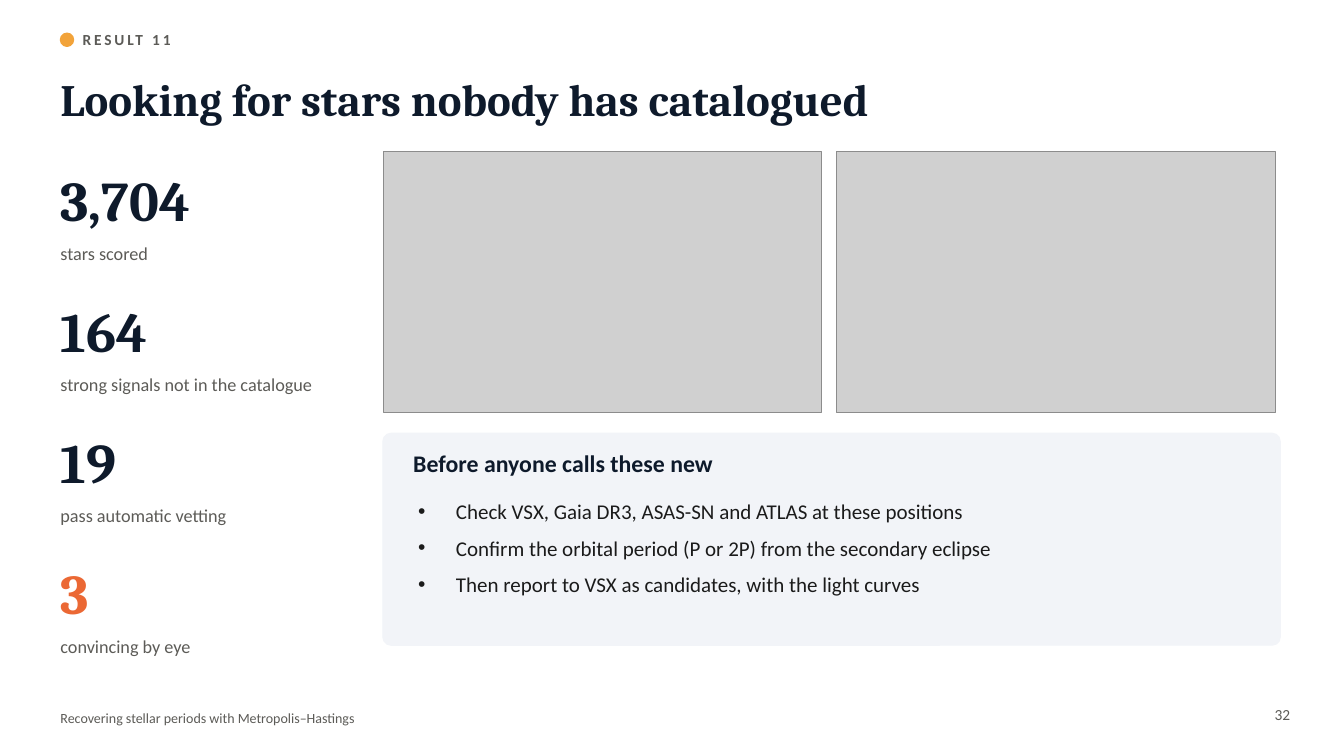
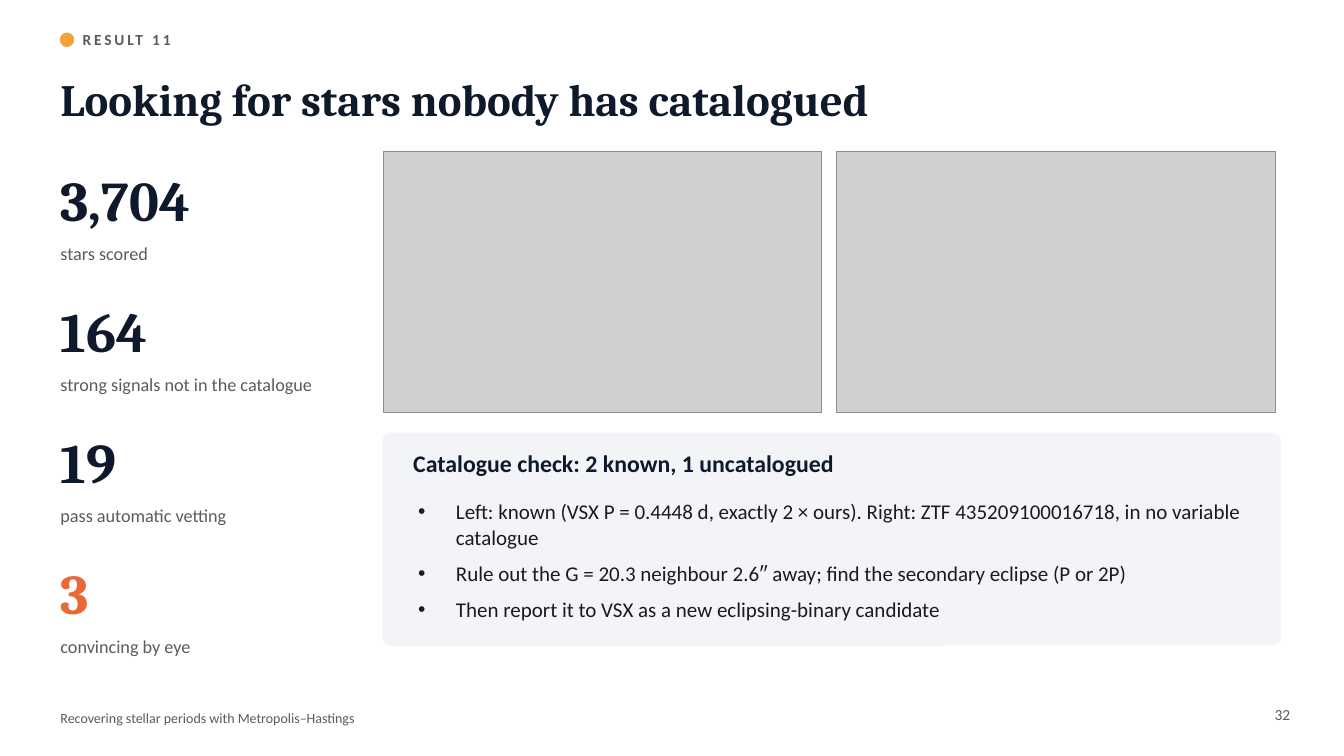
Before and after one commit to cognitogramma/StarSearch-, a slide deck: slide 32 of slides/Stellar_Periods_MH.pptx. Drawn at 1344x756 pixels with LibreOffice and Linux fonts; fonts in the diff are those of the drawing; grey boxes stand for pictures. Boxes give left, top, right and bottom in pixels: in the first picture for what was removed or moved away, otherwise in the second. Text is boxed around its words. In the diff, an @@ line names an element or a change of style, - is before the commit and + after.

```diff
--- a/slides/Stellar_Periods_MH.pptx
+++ b/slides/Stellar_Periods_MH.pptx
@@ text at (413, 455, 833, 476): text changed @@
-Before anyone calls these new
+Catalogue check: 2 known, 1 uncatalogued
@@ text at (456, 504, 1240, 621): text changed @@
-• Check VSX, Gaia DR3, ASAS-SN and ATLAS at these positions
-• Confirm the orbital period (P or 2P) from the secondary eclipse
-• Then report to VSX as candidates, with the light curves
+• Left: known (VSX P = 0.4448 d, exactly 2 × ours). Right: ZTF 435209100016718, in no variable catalogue
+• Rule out the G = 20.3 neighbour 2.6″ away; find the secondary eclipse (P or 2P)
+• Then report it to VSX as a new eclipsing-binary candidate
```
Also in this commit, not shown: 5 other files.
